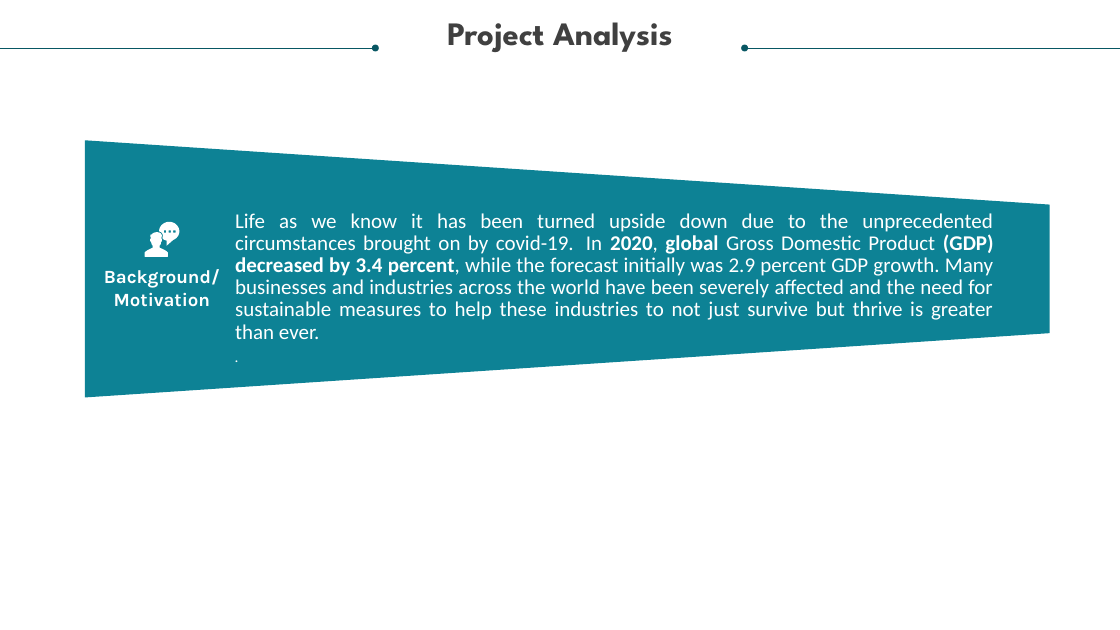
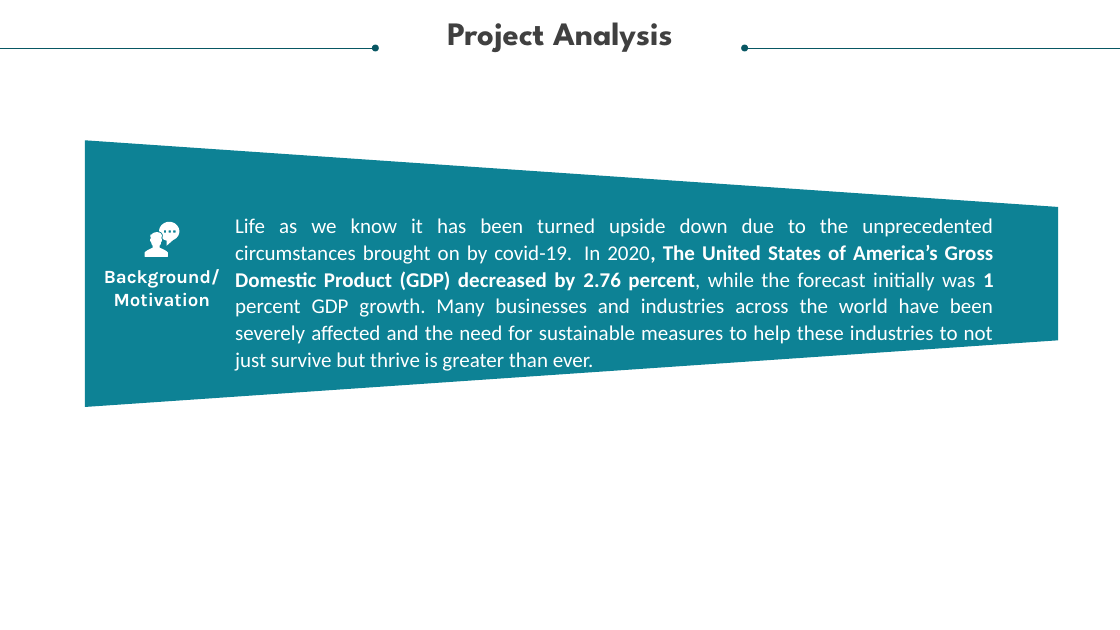
Before and after one commit to Deepsheta/Covid--19-descriptive-Analysis-for-resolving-a-potential-crisis, a slide deck: slide 4 of Covid 19 Resolving a Potential Crisis.pptx (slide 3 before the commit). Drawn at 1120x630 pixels with LibreOffice and Linux fonts; fonts in the diff are those of the drawing. Boxes give left, top, right and bottom in pixels: in the first picture for what was removed or moved away, otherwise in the second. Text is boxed around its words. In the diff, an @@ line names an element or a change of style, - is before the commit and + after.

```diff
--- a/Covid 19 Resolving a Potential Crisis.pptx
+++ b/Covid 19 Resolving a Potential Crisis.pptx
@@ trapezoid: place and size @@
-trapezoid at (85,140,1049,397)
+trapezoid at (85,140,1059,407)
@@ text at (235,218,994,374): text changed @@
-Life as we know it has been turned upside down due to the unprecedented circumstances brought on by covid-19. In 2020, global Gross Domestic Product (GDP) decreased by 3.4 percent, while the forecast initially was 2.9 percent GDP growth. Many businesses and industries across the world have been severely affected and the need for sustainable measures to help these industries to not just survive but thrive is greater than ever.
-.
+Life as we know it has been turned upside down due to the unprecedented circumstances brought on by covid-19. In 2020, The United States of America’s Gross Domestic Product (GDP) decreased by 2.76 percent, while the forecast initially was 1 percent GDP growth. Many businesses and industries across the world have been severely affected and the need for sustainable measures to help these industries to not just survive but thrive is greater than ever.
```
Also in this commit, not shown: 1 other slide changed, 2 slides added, 1 slide removed.
